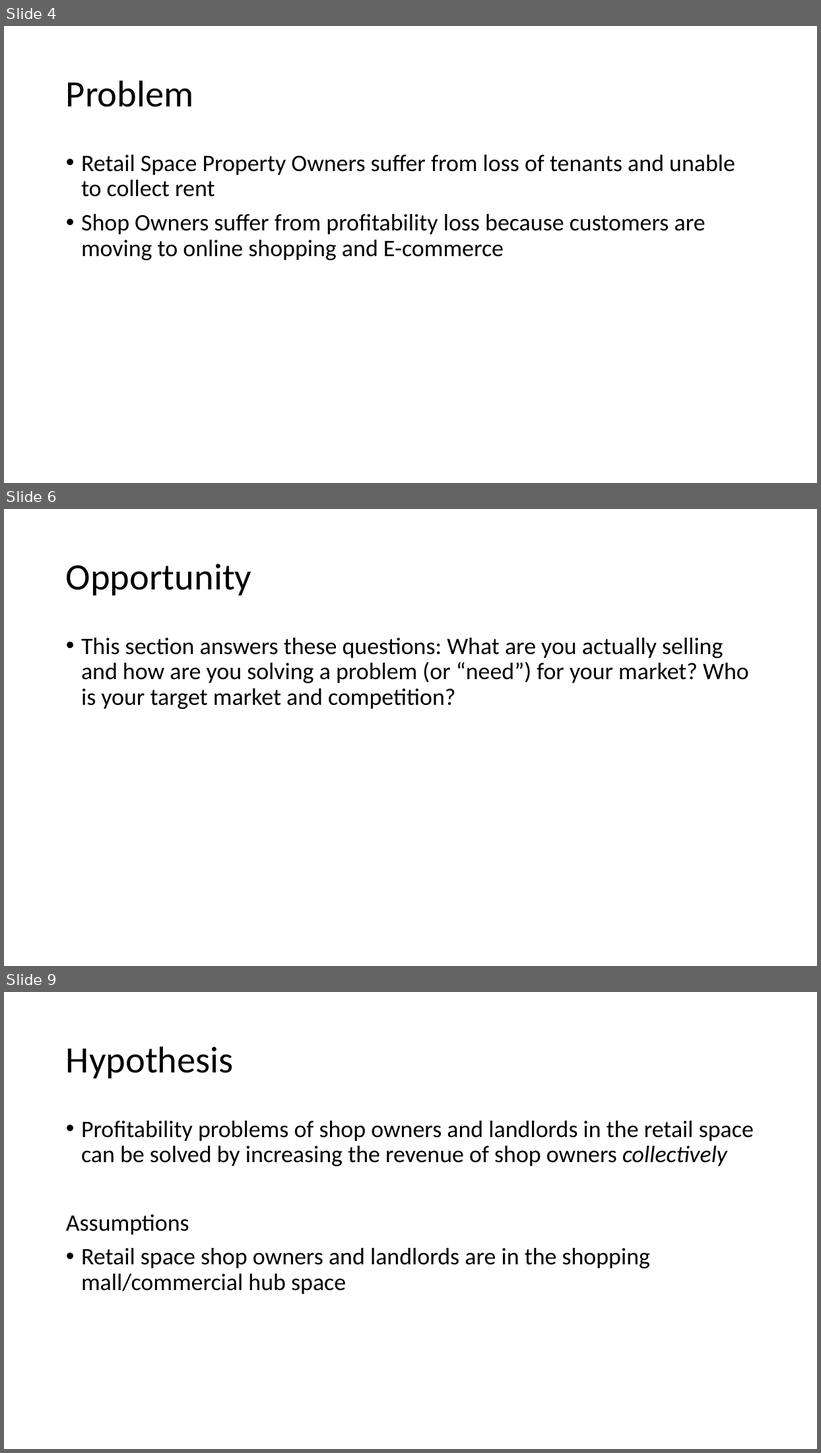
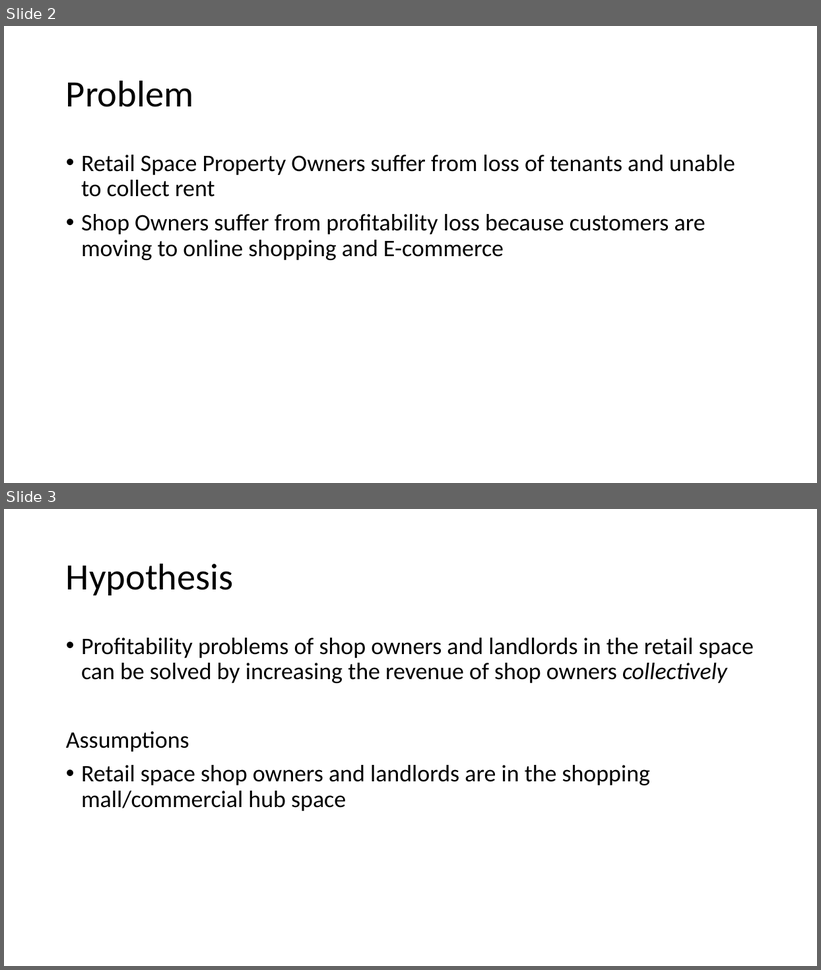
Before and after one commit to MeCode4Food/ACNAPI-code-challenge, a slide deck: documentation and slides/Business use case for Mall app.pptx. Shown one above the other, each under a label of ours: slides 4, 6 and 9 before the commit, slides 2 and 3 after it; the slides between them are not shown. The pictures are 821x1453 and 821x970 pixels, drawn with LibreOffice and Linux fonts; fonts in the diff are those of the drawing. Boxes give left, top, right and bottom in pixels: in the first picture for what was removed or moved away, otherwise in the second. Text is boxed around its words. In the diff, an @@ line names an element or a change of style, - is before the commit and + after.

```diff
--- a/documentation and slides/Business use case for Mall app.pptx
+++ b/documentation and slides/Business use case for Mall app.pptx
@@ slide 6 removed at (4, 509, 817, 966), background #FFFFFF @@
@@ title removed at (66, 564, 252, 595) @@
-Opportunity
@@ text removed at (81, 638, 749, 709) @@
-• This section answers these questions: What are you actually selling and how are you solving a problem (or “need”) for your market? Who is your target market and competition?
@@ what was slide 4 is now slide 2 @@
@@ what was slide 9 is now slide 3 @@
```
Also in this commit, not shown: 1 slide changed, 6 slides added, 5 other slides removed, 1 other file.
